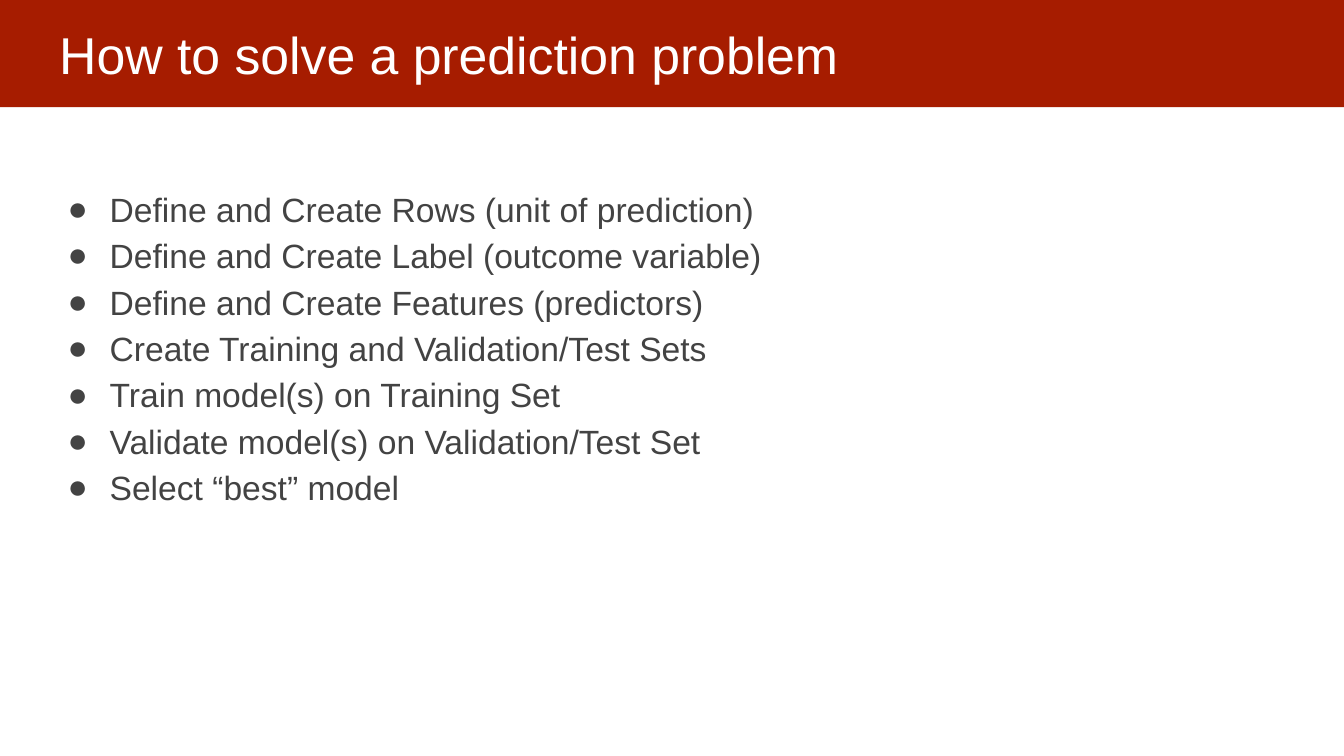
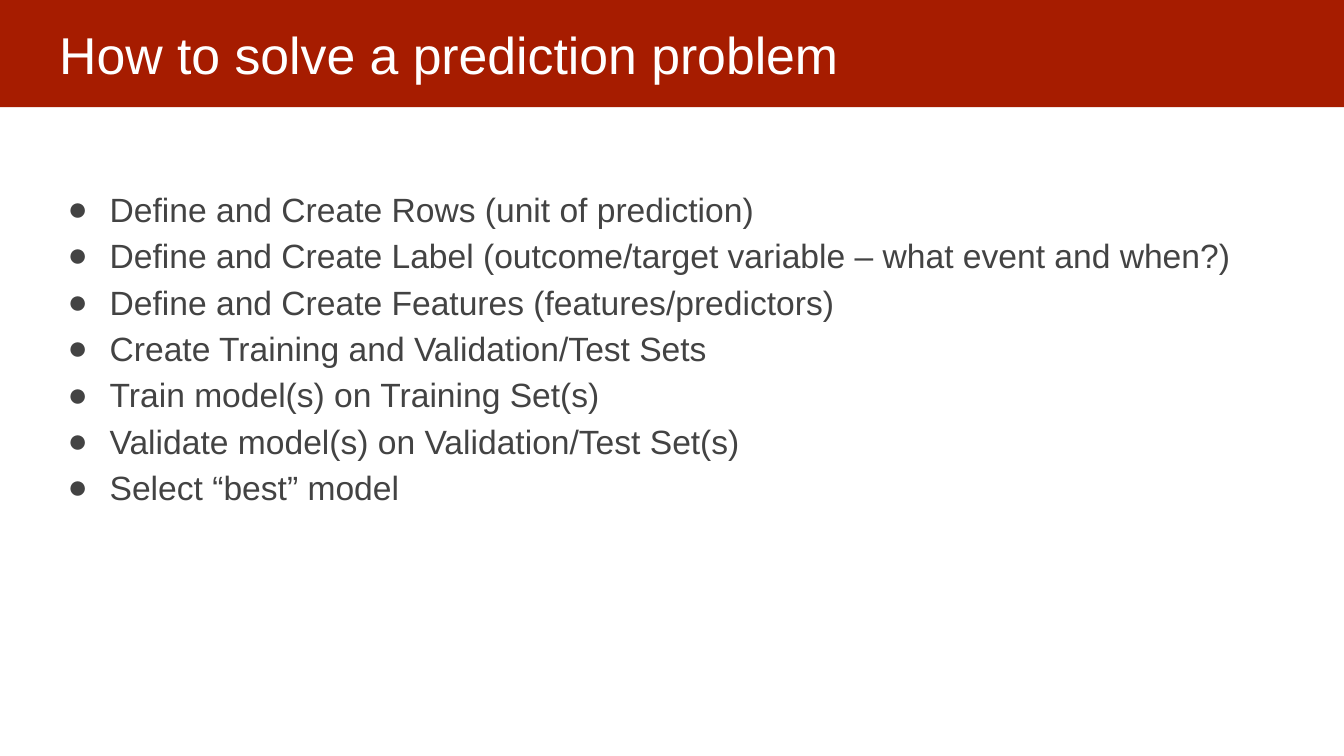
Before and after one commit to dssg/mlforpublicpolicylab, a slide deck: slide 6 of 06 - Performance and Evaluation Pt 1/Model Selection and Validation - Part I.pptx. Drawn at 1344x756 pixels with LibreOffice and Linux fonts; fonts in the diff are those of the drawing. Boxes give left, top, right and bottom in pixels: in the first picture for what was removed or moved away, otherwise in the second. Text is boxed around its words. In the diff, an @@ line names an element or a change of style, - is before the commit and + after.

Commit message:
updated

```diff
--- a/06 - Performance and Evaluation Pt 1/Model Selection and Validation - Part I.pptx
+++ b/06 - Performance and Evaluation Pt 1/Model Selection and Validation - Part I.pptx
@@ text at box(110, 243, 1230, 322): text changed @@
-● Define and Create Label (outcome variable)
-● Define and Create Features (predictors)
+● Define and Create Label (outcome/target variable – what event and when?)
+● Define and Create Features (features/predictors)
@@ text at box(110, 382, 740, 461): text changed @@
-● Train model(s) on Training Set
-● Validate model(s) on Validation/Test Set
+● Train model(s) on Training Set(s)
+● Validate model(s) on Validation/Test Set(s)
```
Also in this commit, not shown: 3 other slides changed, 6 slides added.
